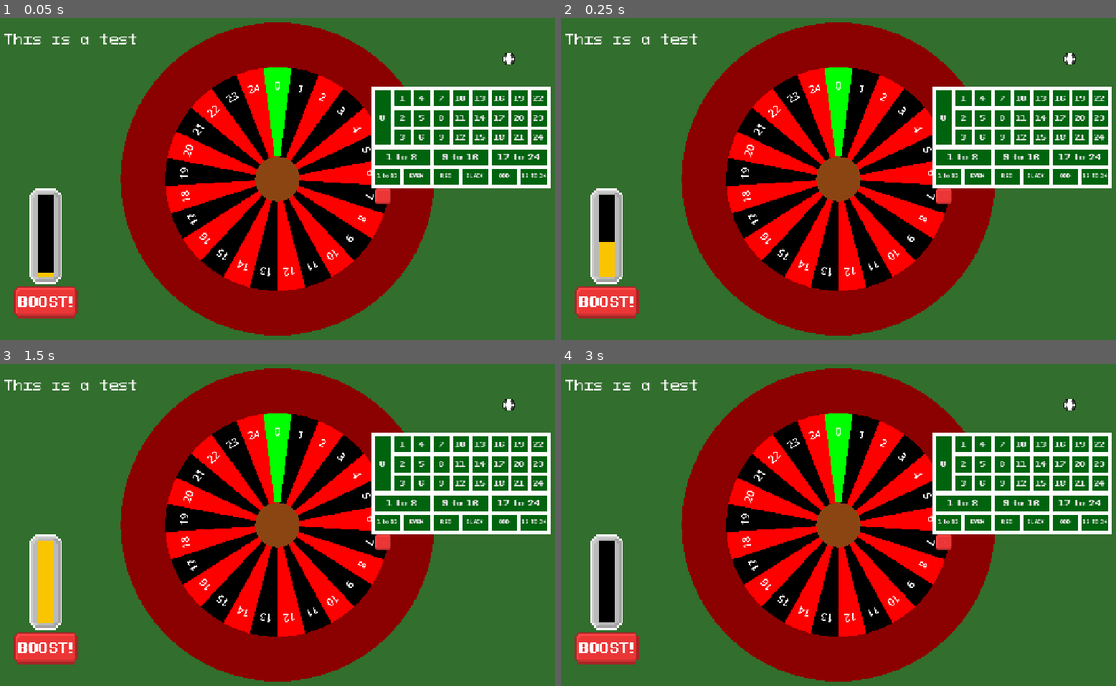
Above: before the commit, frames 1-4 (two rows, left to right).
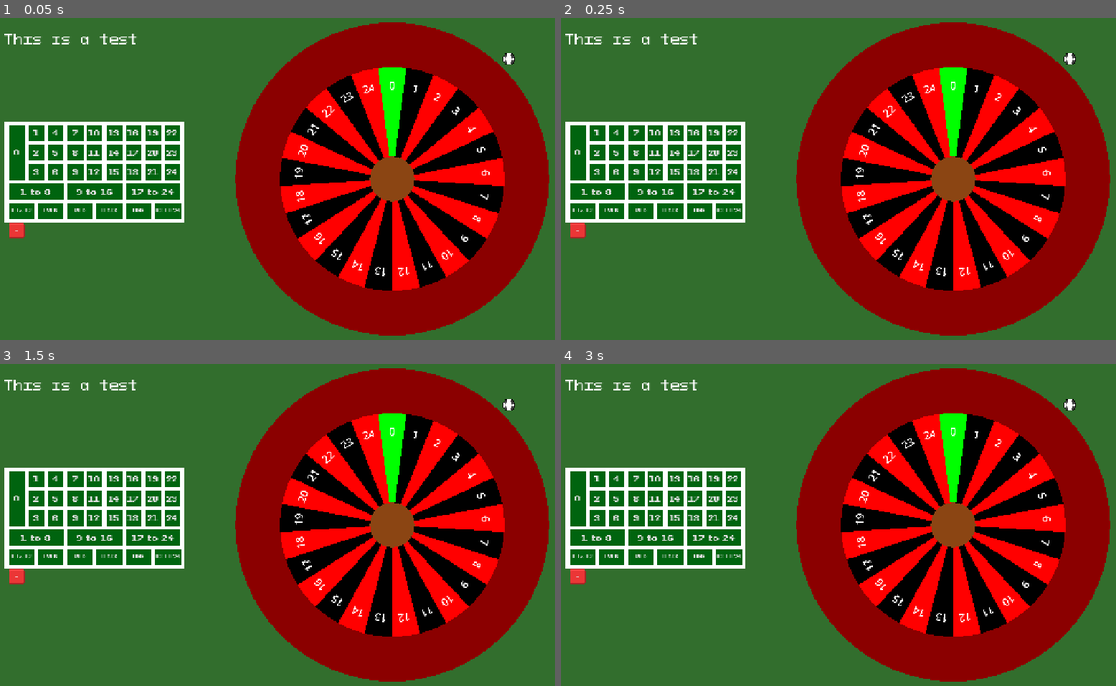
Above: after the commit, the same moments.

Repository: DuneRanger/Very-Serious-GameJam-2026
Game: Godot game, scene res://scenes/game/game_scene/game_scene.tscn
Same seed, same stepped clock (60 frames per second), same inputs: the game is played once before the commit and once after it. The engine's default icon, where the game draws it, is replaced by a stand-in: a white triangle on a blue panel in a dark square. Sound files missing from this copy of the repository are replaced by a short silence.
Inputs:
- Up to frame 1 (0.05 s): no input
- Up to frame 2 (0.25 s): no input
- Up to frame 3 (1.5 s): click "+" at 0.5 s; click "-" at 1.25 s
- Up to frame 4 (3 s): click "0" at 2 s; click "1" at 2.75 s

The runs differ from the first frame. In frame 1, 66% of the frame differs, in the area x 0-100%, y 1-99%; in frame 2, 66%; in frame 3, 66%; in frame 4, 66%.
Error in both runs: Invalid access to property or key 'game_state' on a base object of type 'Nil'. (res://scenes/game/game_scene/betting_system/betting_system.gd:188)

Commit message:
moved stuff around

Diff:
--- a/scenes/game/game_scene/betting_system/bet_button.tscn
+++ b/scenes/game/game_scene/betting_system/bet_button.tscn
@@ -13,10 +13,17 @@
 bg_color = Color(0, 0.39215687, 0.05882353, 1)
 
 [node name="Button" type="Button" unique_id=1147380025]
-offset_left = 20.0
-offset_top = 20.0
-offset_right = 60.0
-offset_bottom = 60.0
+anchors_preset = 8
+anchor_left = 0.5
+anchor_top = 0.5
+anchor_right = 0.5
+anchor_bottom = 0.5
+offset_left = -20.0
+offset_top = -20.0
+offset_right = 20.0
+offset_bottom = 20.0
+grow_horizontal = 2
+grow_vertical = 2
 theme_override_fonts/font = ExtResource("1_8aveq")
 theme_override_font_sizes/font_size = 16
 theme_override_styles/normal = SubResource("StyleBoxFlat_1luq2")
--- a/scenes/game/game_scene/betting_system/bet_label.tscn
+++ b/scenes/game/game_scene/betting_system/bet_label.tscn
@@ -1,6 +1,7 @@
 [gd_scene format=3 uid="uid://r818ix60yp68"]
 
-[ext_resource type="Texture2D" uid="uid://4q335xxs2p" path="res://assets/textures/UI/icon.svg" id="1_iyrcd"]
+[ext_resource type="Texture2D" uid="uid://dut742t7mmgrt" path="res://assets/textures/chips/chip_black.png" id="1_iyrcd"]
+[ext_resource type="FontFile" uid="uid://d0mkojug0pvql" path="res://assets/fonts/PixeloidSans-Bold.otf" id="1_pboxb"]
 
 [sub_resource type="StyleBoxTexture" id="StyleBoxTexture_pboxb"]
 texture = ExtResource("1_iyrcd")
@@ -9,6 +10,12 @@
 offset_right = 40.0
 offset_bottom = 40.0
 mouse_filter = 2
+theme_override_colors/default_color = Color(1, 1, 0, 1)
+theme_override_colors/font_selected_color = Color(0, 0, 0, 0)
+theme_override_colors/font_outline_color = Color(0, 0, 0, 1)
+theme_override_constants/outline_size = 4
+theme_override_fonts/normal_font = ExtResource("1_pboxb")
 theme_override_styles/normal = SubResource("StyleBoxTexture_pboxb")
 fit_content = true
 horizontal_alignment = 1
+vertical_alignment = 1
--- a/scenes/game/game_scene/game_scene.tscn
+++ b/scenes/game/game_scene/game_scene.tscn
@@ -7,6 +7,7 @@
 [ext_resource type="PackedScene" uid="uid://ch1muups6uskk" path="res://scenes/game/game_scene/betting_system/betting_system.tscn" id="4_uj17p"]
 [ext_resource type="PackedScene" uid="uid://bt8dbkjq4nc07" path="res://scenes/game/game_scene/boost_bar/boost_bar.tscn" id="4_yjymu"]
 [ext_resource type="Texture2D" uid="uid://dut742t7mmgrt" path="res://assets/textures/chips/chip_black.png" id="7_ho26m"]
+[ext_resource type="PackedScene" uid="uid://dcu31p6twmdit" path="res://scenes/game/utils/ErrorMessage.tscn" id="8_dkmwb"]
 
 [sub_resource type="LabelSettings" id="LabelSettings_qny2l"]
 font = ExtResource("3_qny2l")
@@ -35,12 +36,17 @@
 color = Color(0.19744167, 0.43, 0.17630002, 1)
 
 [node name="Roulette" parent="Table" unique_id=574874280 instance=ExtResource("2_wftn3")]
+position = Vector2(256, 0)
 
 [node name="BettingSystem" parent="Table" unique_id=1381945534 instance=ExtResource("4_uj17p")]
-position = Vector2(209, -206)
+position = Vector2(-608, -128)
 
 [node name="boost_bar" parent="Table" unique_id=917300306 instance=ExtResource("4_yjymu")]
+visible = false
 position = Vector2(-554, 17)
+
+[node name="ErrorMessage" parent="Table" unique_id=371495968 instance=ExtResource("8_dkmwb")]
+position = Vector2(-197, -298)
 
 [node name="TestLabel" type="Label" parent="." unique_id=1877186703]
 offset_left = -609.0
